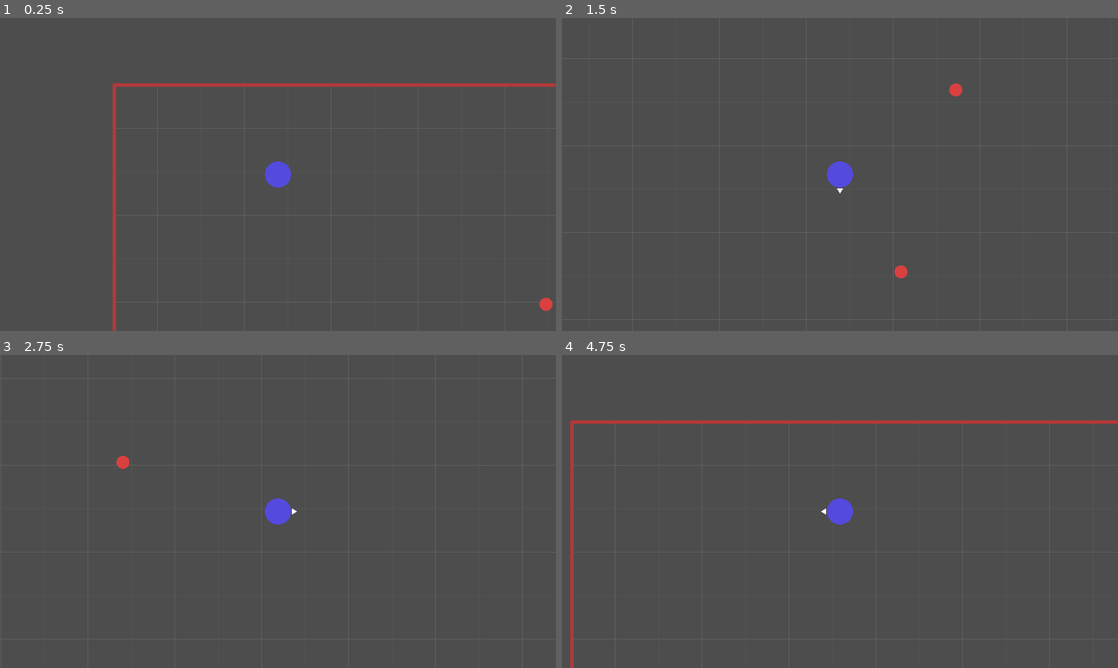
Above: before the commit, frames 1-4 (two rows, left to right).
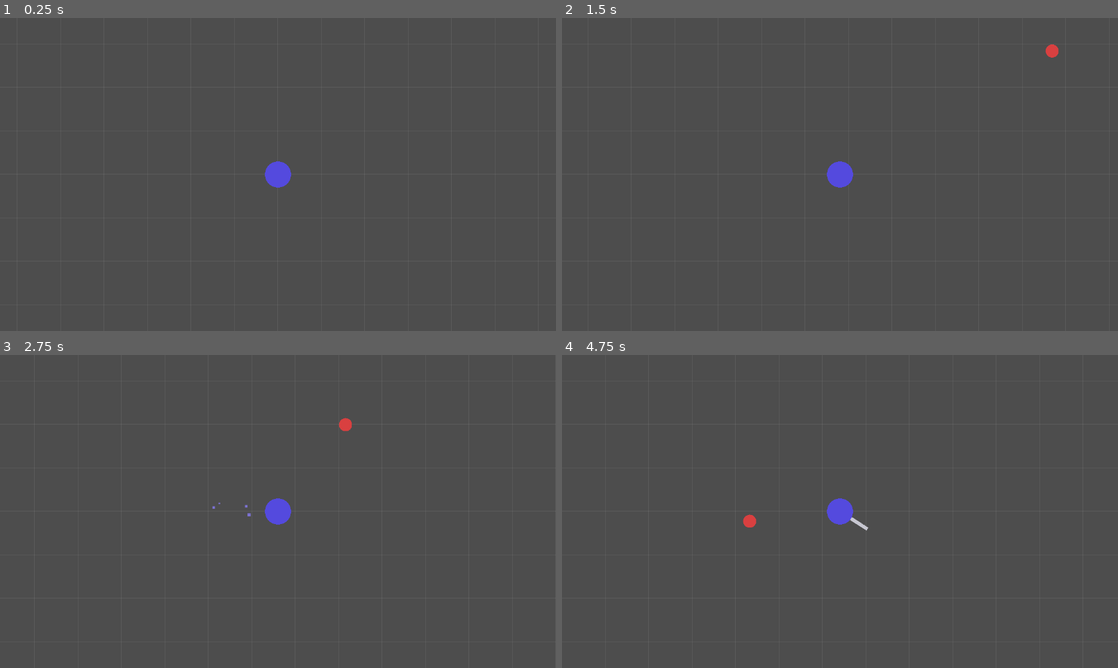
Above: after the commit, the same moments.

Repository: Wowo10/Mobber
Game: Godot game, scene res://scenes/game/game.tscn
The game is run twice, just before and just after one commit, with the same random seed, the same clock (stepped at 60 frames per second) and the same inputs.
Inputs:
- Up to frame 1 (0.25 s): no input
- Up to frame 2 (1.5 s): hold Right (ui_right) 0.53-1.28 s; tap Space (attack, bound only after the commit) at 0.6 s; tap Shift (dash, bound only after the commit) at 0.8, 1.35 s; hold Down (ui_down) from 1.28 s (still down)
- Up to frame 3 (2.75 s): tap Space (attack, bound only after the commit) at 1.55, 2.1 s; release Down (ui_down) at 2.03 s; hold Right (ui_right) from 2.03 s (still down); tap Shift (dash, bound only after the commit) at 2.3 s
- Up to frame 4 (4.75 s): release Right (ui_right) at 2.78 s; hold Up (ui_up) 2.78-3.53 s; tap Shift (dash, bound only after the commit) at 2.85, 3.8, 4.35 s; tap Space (attack, bound only after the commit) at 3.05, 3.6, 4.55 s; hold Left (ui_left) from 3.53 s (still down)

The runs differ from the first frame. In frame 1, 1.5% of the frame differs, in the area x 20-100%, y 20-100%; in frame 2, 0.3%; in frame 3, 0.2%; in frame 4, 1.7%, in the area x 1-100%, y 20-100%.

Commit message:
Added attack and dash.

Diff:
--- a/autoloads/Constants.gd
+++ b/autoloads/Constants.gd
@@ -12,3 +12,13 @@
 const MOB_MAX_HEALTH = 30.0
 const MOB_WANDER_INTERVAL = 2.0
 const MOB_COUNT = 5
+
+const PLAYER_DASH_SPEED = 2400.0
+const PLAYER_DASH_DURATION = 0.1
+const PLAYER_DASH_COOLDOWN = 0.8
+
+const SWORD_DAMAGE = 10.0
+const SWORD_LENGTH = 45.0
+const SWORD_WIDTH = 8.0
+const SWORD_SWING_DURATION = 0.25
+const SWORD_ARC_HALF = 70.0
--- a/project.godot
+++ b/project.godot
@@ -25,6 +25,39 @@
 window/size/viewport_height=720
 window/stretch/mode="viewport"
 
+[input]
+
+attack={
+"deadzone": 0.5,
+"events": [Object(InputEventKey,"resource_local_to_scene":false,"resource_name":"","device":-1,"window_id":0,"alt_pressed":false,"shift_pressed":false,"ctrl_pressed":false,"meta_pressed":false,"pressed":false,"keycode":0,"physical_keycode":32,"key_label":0,"unicode":32,"location":0,"echo":false,"script":null)
+]
+}
+dash={
+"deadzone": 0.5,
+"events": [Object(InputEventKey,"resource_local_to_scene":false,"resource_name":"","device":-1,"window_id":0,"alt_pressed":false,"shift_pressed":false,"ctrl_pressed":false,"meta_pressed":false,"pressed":false,"keycode":0,"physical_keycode":4194325,"key_label":0,"unicode":0,"location":0,"echo":false,"script":null)
+]
+}
+move_up={
+"deadzone": 0.2,
+"events": [Object(InputEventKey,"resource_local_to_scene":false,"resource_name":"","device":0,"window_id":0,"alt_pressed":false,"shift_pressed":false,"ctrl_pressed":false,"meta_pressed":false,"pressed":false,"keycode":0,"physical_keycode":87,"key_label":0,"unicode":0,"location":0,"echo":false,"script":null)
+]
+}
+move_down={
+"deadzone": 0.2,
+"events": [Object(InputEventKey,"resource_local_to_scene":false,"resource_name":"","device":-1,"window_id":0,"alt_pressed":false,"shift_pressed":false,"ctrl_pressed":false,"meta_pressed":false,"pressed":false,"keycode":0,"physical_keycode":83,"key_label":0,"unicode":115,"location":0,"echo":false,"script":null)
+]
+}
+move_left={
+"deadzone": 0.2,
+"events": [Object(InputEventKey,"resource_local_to_scene":false,"resource_name":"","device":-1,"window_id":0,"alt_pressed":false,"shift_pressed":false,"ctrl_pressed":false,"meta_pressed":false,"pressed":false,"keycode":0,"physical_keycode":65,"key_label":0,"unicode":97,"location":0,"echo":false,"script":null)
+]
+}
+move_right={
+"deadzone": 0.2,
+"events": [Object(InputEventKey,"resource_local_to_scene":false,"resource_name":"","device":-1,"window_id":0,"alt_pressed":false,"shift_pressed":false,"ctrl_pressed":false,"meta_pressed":false,"pressed":false,"keycode":0,"physical_keycode":68,"key_label":0,"unicode":100,"location":0,"echo":false,"script":null)
+]
+}
+
 [rendering]
 
 renderer/rendering_method="gl_compatibility"
--- a/scenes/entities/player.tscn
+++ b/scenes/entities/player.tscn
@@ -1,9 +1,13 @@
-[gd_scene load_steps=3 format=3 uid="uid://lhp5crgd3o0w"]
+[gd_scene load_steps=5 format=3 uid="uid://lhp5crgd3o0w"]
 
 [ext_resource type="Script" uid="uid://cc81omjvsnbyd" path="res://scripts/entities/player.gd" id="1_ucweq"]
+[ext_resource type="Script" uid="uid://csword1gd0001" path="res://scripts/entities/sword.gd" id="2_sword"]
 
 [sub_resource type="CircleShape2D" id="CircleShape2D_08t41"]
 radius = 30.0
+
+[sub_resource type="RectangleShape2D" id="RectangleShape2D_sword"]
+size = Vector2(45, 8)
 
 [node name="Player" type="CharacterBody2D"]
 script = ExtResource("1_ucweq")
@@ -12,3 +16,13 @@
 shape = SubResource("CircleShape2D_08t41")
 
 [node name="Camera2D" type="Camera2D" parent="."]
+
+[node name="DashParticles" type="CPUParticles2D" parent="."]
+emitting = false
+
+[node name="Sword" type="Area2D" parent="."]
+script = ExtResource("2_sword")
+
+[node name="CollisionShape2D" type="CollisionShape2D" parent="Sword"]
+position = Vector2(52.5, 0)
+shape = SubResource("RectangleShape2D_sword")
--- a/scenes/game/game.tscn
+++ b/scenes/game/game.tscn
@@ -36,4 +36,4 @@
 [node name="MobContainer" type="Node2D" parent="."]
 
 [node name="Player" parent="." instance=ExtResource("2_7h61r")]
-position = Vector2(377, 206)
+position = Vector2(2000, 1500)
--- a/scripts/entities/player.gd
+++ b/scripts/entities/player.gd
@@ -2,25 +2,67 @@
 
 const SPEED = 800.0
 var radius = 30.0
-var color = Color(0.33, 0.29, 0.87)  # your purple
+var color = Color(0.33, 0.29, 0.87)
 var move_direction = Vector2.ZERO
+var _last_facing := Vector2.RIGHT
 
-func _physics_process(_delta):
+var _dashing := false
+var _dash_timer := 0.0
+var _dash_cooldown := 0.0
+
+func _ready() -> void:
+	var p := $DashParticles
+	p.amount = 24
+	p.lifetime = 0.35
+	p.one_shot = false
+	p.explosiveness = 0.3
+	p.spread = 40.0
+	p.gravity = Vector2.ZERO
+	p.initial_velocity_min = 80.0
+	p.initial_velocity_max = 200.0
+	p.scale_amount_min = 3.0
+	p.scale_amount_max = 7.0
+	p.color = Color(0.55, 0.50, 1.0, 0.75)
+
+func _physics_process(delta):
 	var direction = Vector2.ZERO
 
-	if Input.is_action_pressed("ui_left"):
+	if Input.is_action_pressed("move_left"):
 		direction.x -= 1
-	if Input.is_action_pressed("ui_right"):
+	if Input.is_action_pressed("move_right"):
 		direction.x += 1
-	if Input.is_action_pressed("ui_up"):
+	if Input.is_action_pressed("move_up"):
 		direction.y -= 1
-	if Input.is_action_pressed("ui_down"):
+	if Input.is_action_pressed("move_down"):
 		direction.y += 1
 
 	move_direction = direction.normalized()
-	velocity = move_direction * SPEED
+	if move_direction != Vector2.ZERO:
+		_last_facing = move_direction
+		$Sword.set_facing(_last_facing.angle())
+
+	if _dashing:
+		_dash_timer -= delta
+		velocity = _last_facing * Constants.PLAYER_DASH_SPEED
+		if _dash_timer <= 0.0:
+			_dashing = false
+			$DashParticles.emitting = false
+	else:
+		if _dash_cooldown > 0.0:
+			_dash_cooldown -= delta
+		velocity = move_direction * SPEED
+		if Input.is_action_just_pressed("dash") and _dash_cooldown <= 0.0:
+			_dashing = true
+			_dash_timer = Constants.PLAYER_DASH_DURATION
+			_dash_cooldown = Constants.PLAYER_DASH_COOLDOWN
+			$DashParticles.direction = -_last_facing
+			$DashParticles.emitting = true
+
 	move_and_slide()
 	queue_redraw()
+
+	if Input.is_action_just_pressed("attack"):
+		$Sword.swing(_last_facing.angle())
 
 func _draw():
 	draw_circle(Vector2.ZERO, radius, color)
--- /dev/null
+++ b/scripts/entities/sword.gd
@@ -0,0 +1,42 @@
+extends Area2D
+
+var _swinging := false
+
+func _ready() -> void:
+	monitoring = false
+	visible = false
+	body_entered.connect(_on_body_entered)
+
+func _process(_delta: float) -> void:
+	queue_redraw()
+
+func set_facing(angle: float) -> void:
+	if not _swinging:
+		rotation = angle
+
+func swing(facing_angle: float) -> void:
+	if _swinging:
+		return
+	_swinging = true
+	monitoring = true
+	visible = true
+	var arc := deg_to_rad(Constants.SWORD_ARC_HALF)
+	rotation = facing_angle - arc
+	var tween := create_tween()
+	tween.tween_property(self, "rotation", facing_angle + arc, Constants.SWORD_SWING_DURATION)
+	tween.tween_callback(_end_swing)
+
+func _end_swing() -> void:
+	monitoring = false
+	_swinging = false
+	visible = false
+
+func _on_body_entered(body: Node2D) -> void:
+	if body.has_method("take_damage"):
+		body.take_damage(Constants.SWORD_DAMAGE)
+
+func _draw() -> void:
+	var r := Constants.PLAYER_START_RADIUS
+	var sw := Constants.SWORD_WIDTH
+	var sl := Constants.SWORD_LENGTH
+	draw_rect(Rect2(r, -sw * 0.5, sl, sw), Color(0.78, 0.78, 0.82))
Not shown, added: scripts/entities/sword.gd.uid
